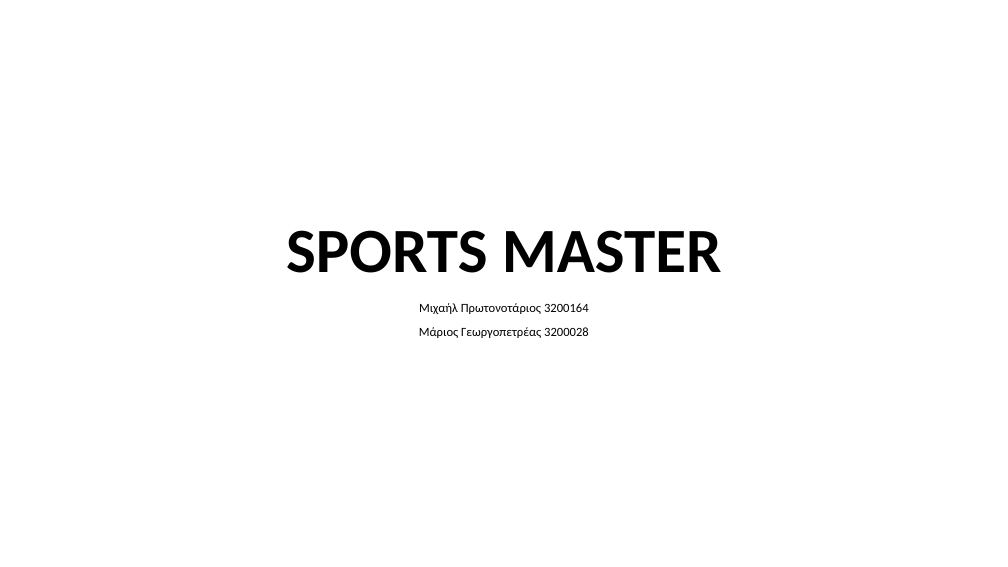
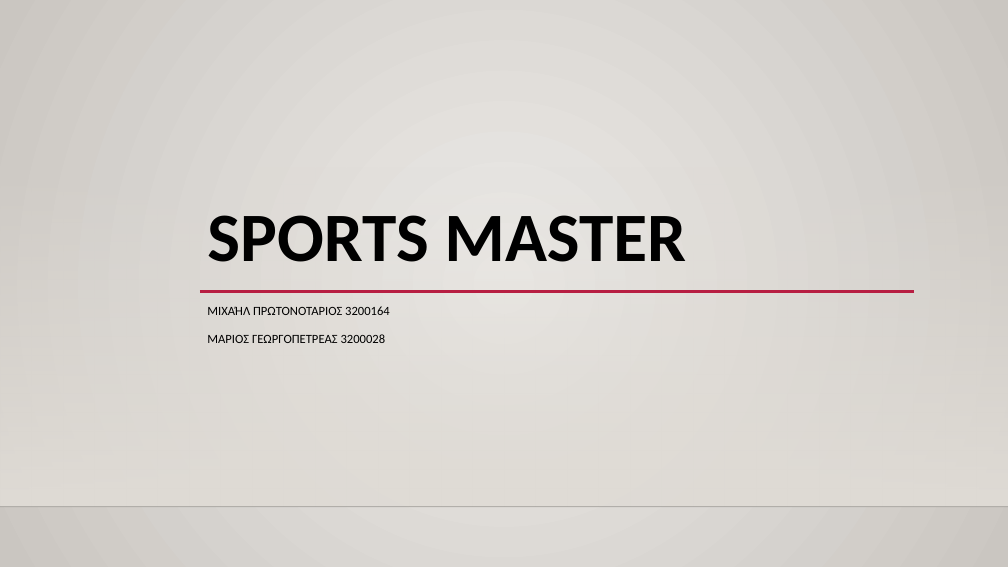
Before and after one commit to mgptreas/SportsMaster, a slide deck: slide 1 of Φ2/Presentation1.pptx. Drawn at 1008x567 pixels with LibreOffice and Linux fonts; fonts in the diff are those of the drawing; background and template pictures are left out. Boxes give left, top, right and bottom in pixels: in the first picture for what was removed or moved away, otherwise in the second. Text is boxed around its words. In the diff, an @@ line names an element or a change of style, - is before the commit and + after.

```diff
--- a/Φ2/Presentation1.pptx
+++ b/Φ2/Presentation1.pptx
@@ background #FFFFFF to gradient #ECEAE7 to #CAC7C1 @@
@@ title "SPORTS MASTER" moved from (x1=286, y1=230, x2=722, y2=273) to (x1=207, y1=215, x2=686, y2=262) @@
@@ title "SPORTS MASTER" at (x1=207, y1=215, x2=686, y2=262): size 60 to 66 pt; alignment centre to left @@
@@ rectangle added at (x1=0, y1=167, x2=1008, y2=507), fill gradient #DFDBD5 @@
@@ line added from (200, 292) to (914, 292), #B71E42 2.5 pt @@
@@ subtitle at (x1=207, y1=306, x2=390, y2=343): text changed @@
-Μιχαήλ Πρωτονοτάριος 3200164
-Μάριος Γεωργοπετρέας 3200028
+ΜΙΧΑΉΛ ΠΡΩΤΟΝΟΤΆΡΙΟΣ 3200164
+ΜΆΡΙΟΣ ΓΕΩΡΓΟΠΕΤΡΈΑΣ 3200028
@@ line added from (0, 507) to (1008, 507), #000001 1 pt @@
```
Also in this commit, not shown: 11 slides added, 3 slides removed, 4 other files.
